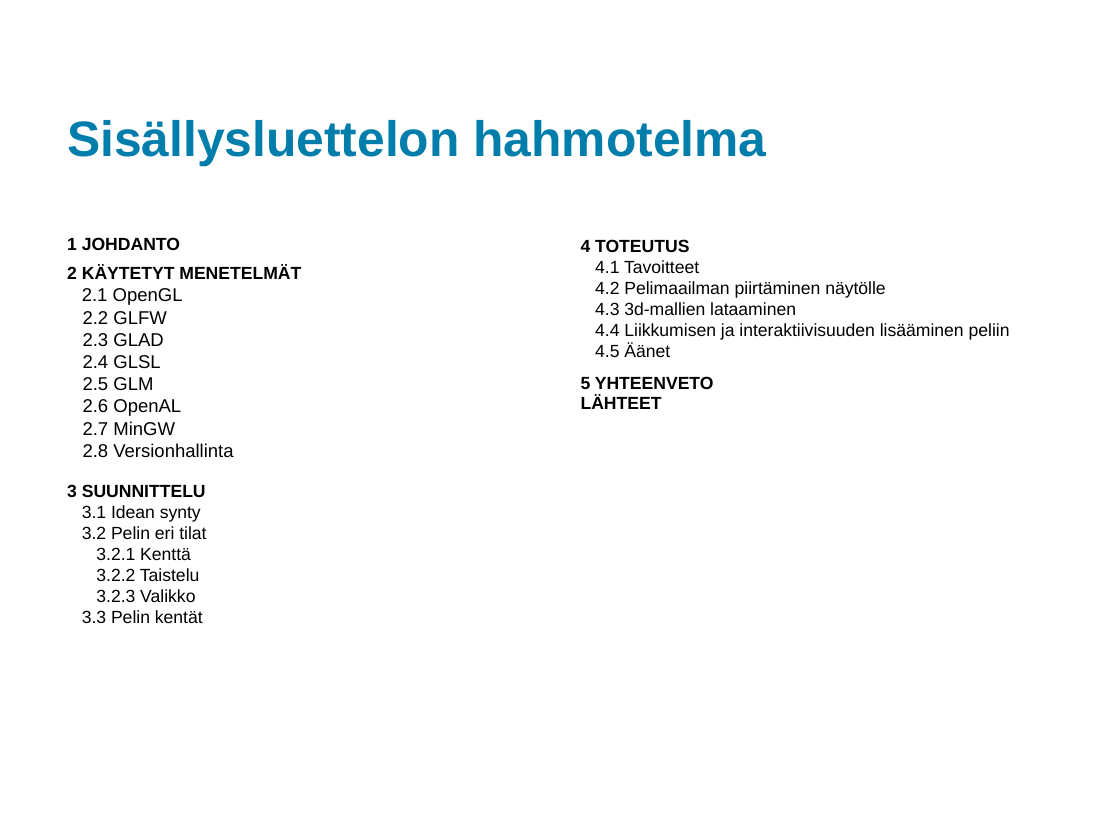
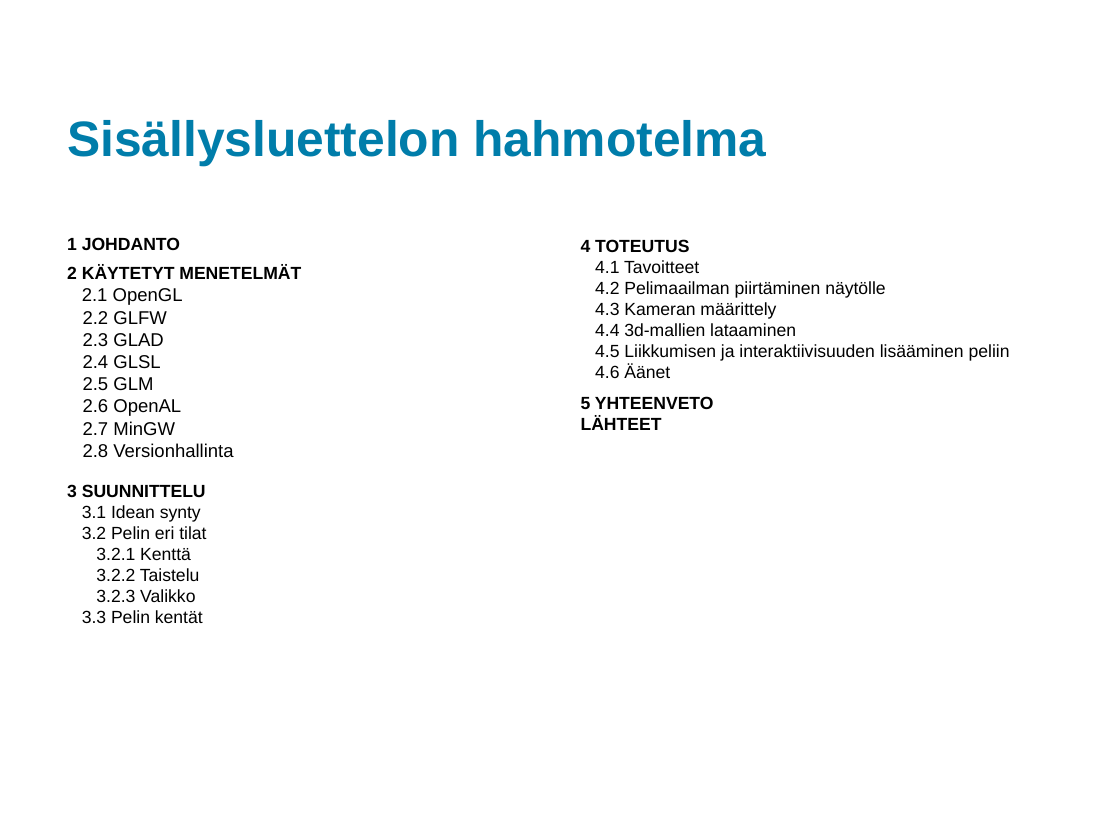
Before and after one commit to king784/GLJRPG, a slide deck: slide 5 of Presentation/GLJRPGSeminaariXAMK.pptx. Drawn at 1120x840 pixels with LibreOffice and Linux fonts; fonts in the diff are those of the drawing; background and template pictures are left out. Boxes give left, top, right and bottom in pixels: in the first picture for what was removed or moved away, otherwise in the second. Text is boxed around its words. In the diff, an @@ line names an element or a change of style, - is before the commit and + after.

```diff
--- a/Presentation/GLJRPGSeminaariXAMK.pptx
+++ b/Presentation/GLJRPGSeminaariXAMK.pptx
@@ text at bbox=[595, 302, 1010, 378]: text changed @@
-4.3 3d-mallien lataaminen
-4.4 Liikkumisen ja interaktiivisuuden lisääminen peliin
-4.5 Äänet
+4.3 Kameran määrittely
+4.4 3d-mallien lataaminen
+4.5 Liikkumisen ja interaktiivisuuden lisääminen peliin
+4.6 Äänet
```
Also in this commit, not shown: 1 other file.
